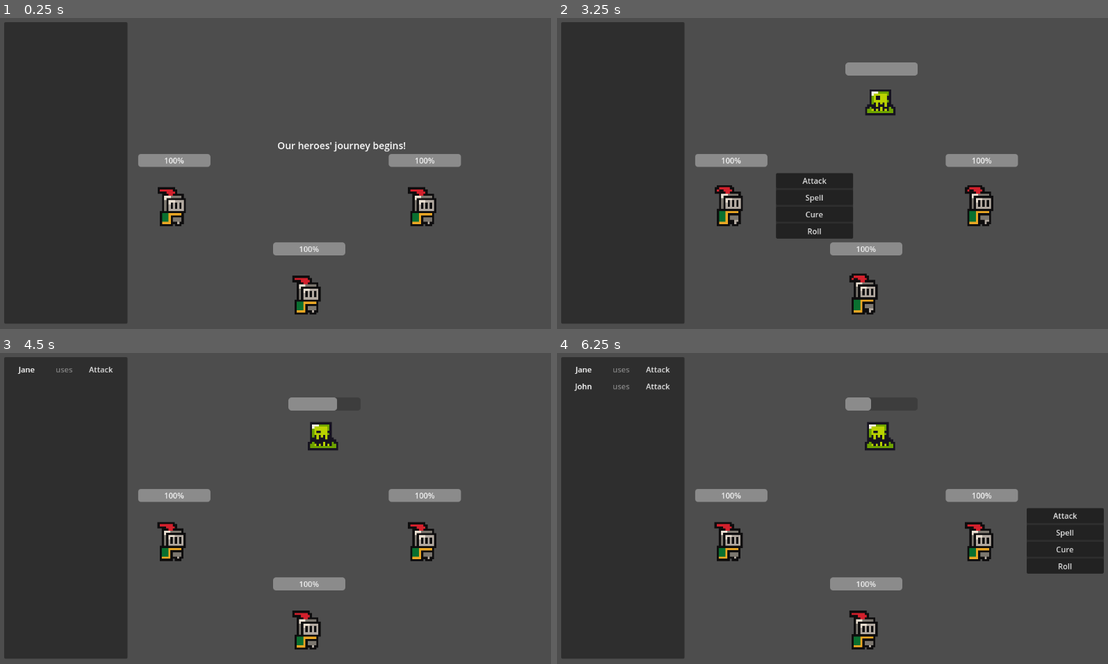
Above: before the commit, frames 1-4 (two rows, left to right).
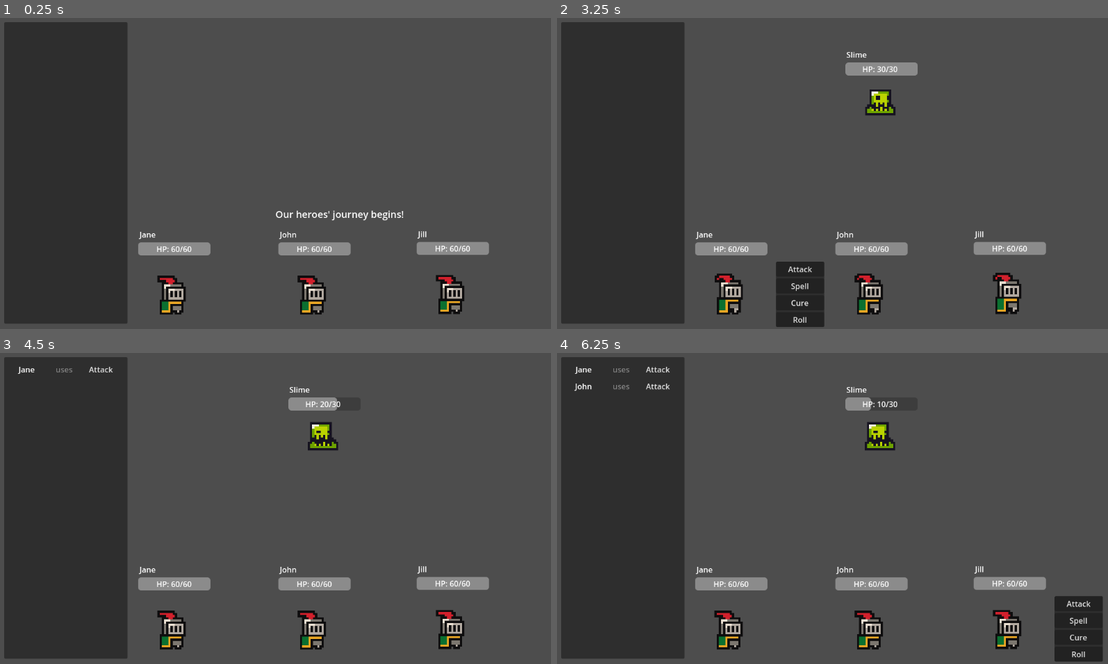
Above: after the commit, the same moments.

Repository: jhobz/rpg-prototype
Game: Godot game, scene res://scenes/game.tscn
Two runs of this game, one before a commit and one after it. Both use one fixed random seed, a clock stepped at 60 frames per second and the inputs below.
Inputs:
- Up to frame 1 (0.25 s): no input
- Up to frame 2 (3.25 s): tap Enter at 0.5 s
- Up to frame 3 (4.5 s): click "Attack" at 3.5 s
- Up to frame 4 (6.25 s): click "Attack" at 5 s

The runs differ from the first frame. In frame 1, 5.4% of the frame differs, in the area x 25-89%, y 39-96%; in frame 2, 9.8%, in the area x 25-89%, y 10-100%; in frame 3, 5.0%; in frame 4, 9.7%.

Commit message:
UI improvements

Diff:
--- a/scenes/Character/Characters/Enemies/demon_king.tscn
+++ b/scenes/Character/Characters/Enemies/demon_king.tscn
@@ -245,10 +245,30 @@
 [node name="ProgressBar" type="ProgressBar" parent="GUIComponent"]
 layout_mode = 0
 offset_left = -72.0
-offset_top = -128.0
+offset_top = -112.0
 offset_right = 78.0
-offset_bottom = -101.0
+offset_bottom = -85.0
 show_percentage = false
+
+[node name="HPLabel" type="Label" parent="GUIComponent"]
+layout_mode = 1
+anchors_preset = 8
+anchor_left = 0.5
+anchor_top = 0.5
+anchor_right = 0.5
+anchor_bottom = 0.5
+offset_left = -17.0
+offset_top = -110.0
+offset_right = 23.0
+offset_bottom = -87.0
+grow_horizontal = 2
+grow_vertical = 2
+
+[node name="NameLabel" type="Label" parent="GUIComponent"]
+offset_left = -70.0
+offset_top = -138.0
+offset_right = -30.0
+offset_bottom = -115.0
 
 [node name="BattleAI" type="Node" parent="." node_paths=PackedStringArray("attack_action", "special_action", "cleave_action")]
 script = ExtResource("6_uvmin")
--- a/scenes/Character/Characters/Enemies/red_slime.tscn
+++ b/scenes/Character/Characters/Enemies/red_slime.tscn
@@ -47,6 +47,27 @@
 offset_bottom = -29.0
 show_percentage = false
 
+[node name="HPLabel" type="Label" parent="GUIComponent"]
+layout_mode = 1
+anchors_preset = 8
+anchor_left = 0.5
+anchor_top = 0.5
+anchor_right = 0.5
+anchor_bottom = 0.5
+offset_left = -20.0
+offset_top = -54.0
+offset_right = 20.0
+offset_bottom = -31.0
+grow_horizontal = 2
+grow_vertical = 2
+
+[node name="NameLabel" type="Label" parent="GUIComponent"]
+layout_mode = 0
+offset_left = -70.0
+offset_top = -84.0
+offset_right = -30.0
+offset_bottom = -61.0
+
 [node name="BattleAI" type="Node" parent="." node_paths=PackedStringArray("attack_action")]
 script = ExtResource("6_jkc8e")
 attack_action = NodePath("../Actions/Attack")
--- a/scenes/Character/Characters/Enemies/skeleton.tscn
+++ b/scenes/Character/Characters/Enemies/skeleton.tscn
@@ -216,7 +216,7 @@
 
 [node name="Skeleton" type="Node2D"]
 script = ExtResource("1_8hodr")
-char_name = "Skeleton"
+char_name = "Zombie Mage"
 metadata/_custom_type_script = "uid://4v303nifdpdg"
 
 [node name="StatsComponent" type="Node" parent="."]
@@ -255,6 +255,34 @@
 offset_bottom = -29.0
 show_percentage = false
 
+[node name="HPLabel" type="Label" parent="GUIComponent"]
+layout_mode = 1
+anchors_preset = 8
+anchor_left = 0.5
+anchor_top = 0.5
+anchor_right = 0.5
+anchor_bottom = 0.5
+offset_left = -18.0
+offset_top = -54.0
+offset_right = 22.0
+offset_bottom = -31.0
+grow_horizontal = 2
+grow_vertical = 2
+
+[node name="NameLabel" type="Label" parent="GUIComponent"]
+layout_mode = 1
+anchors_preset = 8
+anchor_left = 0.5
+anchor_top = 0.5
+anchor_right = 0.5
+anchor_bottom = 0.5
+offset_left = -70.0
+offset_top = -84.0
+offset_right = -30.0
+offset_bottom = -61.0
+grow_horizontal = 2
+grow_vertical = 2
+
 [node name="BattleAI" type="Node" parent="." node_paths=PackedStringArray("attack_action")]
 script = ExtResource("6_8k8tr")
 attack_action = NodePath("../Actions/Attack")
--- a/scenes/Character/Characters/Enemies/slime.tscn
+++ b/scenes/Character/Characters/Enemies/slime.tscn
@@ -47,6 +47,26 @@
 offset_bottom = -29.0
 show_percentage = false
 
+[node name="HPLabel" type="Label" parent="GUIComponent"]
+layout_mode = 1
+anchors_preset = 8
+anchor_left = 0.5
+anchor_top = 0.5
+anchor_right = 0.5
+anchor_bottom = 0.5
+offset_left = -20.0
+offset_top = -54.0
+offset_right = 20.0
+offset_bottom = -31.0
+grow_horizontal = 2
+grow_vertical = 2
+
+[node name="NameLabel" type="Label" parent="GUIComponent"]
+offset_left = -70.0
+offset_top = -84.0
+offset_right = -30.0
+offset_bottom = -61.0
+
 [node name="BattleAI" type="Node" parent="." node_paths=PackedStringArray("attack_action", "actor")]
 script = ExtResource("7_6qpe4")
 attack_action = NodePath("../Actions/Attack")
--- a/scenes/Character/Characters/PlayerCharacters/knight.tscn
+++ b/scenes/Character/Characters/PlayerCharacters/knight.tscn
@@ -54,6 +54,7 @@
 offset_top = -96.0
 offset_right = 78.0
 offset_bottom = -69.0
+show_percentage = false
 
 [node name="ActionUIComponent" parent="GUIComponent" node_paths=PackedStringArray("actor") instance=ExtResource("6_p2drc")]
 layout_mode = 1
@@ -62,6 +63,27 @@
 offset_right = 216.0
 offset_bottom = 26.0
 actor = NodePath("../..")
+
+[node name="HPLabel" type="Label" parent="GUIComponent"]
+layout_mode = 1
+anchors_preset = 8
+anchor_left = 0.5
+anchor_top = 0.5
+anchor_right = 0.5
+anchor_bottom = 0.5
+offset_left = -17.0
+offset_top = -94.0
+offset_right = 23.0
+offset_bottom = -71.0
+grow_horizontal = 2
+grow_vertical = 2
+
+[node name="NameLabel" type="Label" parent="GUIComponent"]
+layout_mode = 0
+offset_left = -69.0
+offset_top = -124.0
+offset_right = -29.0
+offset_bottom = -101.0
 
 [node name="Actions" type="Node" parent="."]
 
--- a/scenes/Character/character.gd
+++ b/scenes/Character/character.gd
@@ -26,7 +26,7 @@
 	animated_sprite.animation_finished.connect(_on_animation_finished)
 	hp_component.hp_changed.connect(_on_hp_changed)
 	hp_component.hp_reached_zero.connect(_on_hp_reached_zero)
-	gui_component.setup(hp_component.max_hp, hp_component.max_hp)
+	gui_component.setup(hp_component.max_hp, hp_component.max_hp, char_name)
 
 # Called every frame. 'delta' is the elapsed time since the previous frame.
 func _process(_delta: float):
--- a/scenes/Components/action_ui_component.tscn
+++ b/scenes/Components/action_ui_component.tscn
@@ -13,7 +13,7 @@
 
 [node name="PanelContainer" type="PanelContainer" parent="."]
 layout_mode = 0
-offset_right = 160.0
+offset_right = 100.0
 offset_bottom = 121.0
 
 [node name="VBoxContainer" type="VBoxContainer" parent="PanelContainer"]
--- a/scenes/Components/gui_component.gd
+++ b/scenes/Components/gui_component.gd
@@ -1,14 +1,22 @@
 class_name GUIComponent extends Control
 
 @onready var hp_bar: ProgressBar = $ProgressBar
+@onready var hp_label: Label = $HPLabel
+@onready var name_label: Label = $NameLabel
 
-func setup(current_hp: int, max_hp: int):
+var max_hp: int
+
+func setup(current_hp: int, _max_hp: int, name: String):
+	max_hp = _max_hp
 	hp_bar.max_value = max_hp
 	hp_bar.value = current_hp
+	hp_label.text = "HP: " + str(current_hp) + "/" + str(max_hp)
+	name_label.text = name
 
 func update_hp(_amount: int, total: int):
 	# TODO: could animate to this value here
 	hp_bar.value = total
+	hp_label.text = "HP: " + str(total) + "/" + str(max_hp)
 
 func toggle_action_menu(state: bool):
 	$ActionUIComponent.visible = state
--- a/scenes/game.tscn
+++ b/scenes/game.tscn
@@ -263,10 +263,10 @@
 z_index = 1
 layout_mode = 1
 anchors_preset = -1
-anchor_left = 0.117188
-anchor_top = -0.0895062
-anchor_right = 0.117188
-anchor_bottom = -0.0895062
+anchor_left = 0.113715
+anchor_top = 0.131173
+anchor_right = 0.113715
+anchor_bottom = 0.131173
 offset_left = -215.0
 offset_top = -14.0
 offset_right = 215.0
@@ -299,15 +299,15 @@
 script = ExtResource("18_1kice")
 
 [node name="Knight" parent="Characters/Players" instance=ExtResource("13_kvuet")]
-position = Vector2(-216, 56)
+position = Vector2(-216, 240)
 char_name = "Jane"
 
 [node name="John" parent="Characters/Players" instance=ExtResource("13_kvuet")]
-position = Vector2(64, 240)
+position = Vector2(75, 240)
 char_name = "John"
 
 [node name="OtherOne" parent="Characters/Players" instance=ExtResource("13_kvuet")]
-position = Vector2(304, 56)
+position = Vector2(362, 239)
 char_name = "Jill"
 
 [node name="Enemies" type="Node" parent="Characters"]
Not shown: 1 places in scenes/game.tscn that only renumber resources
